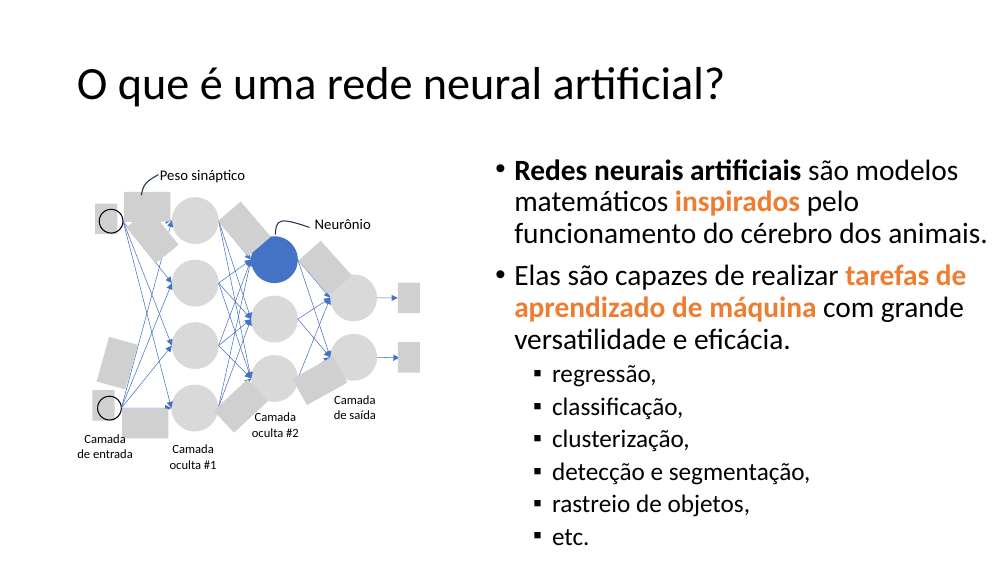
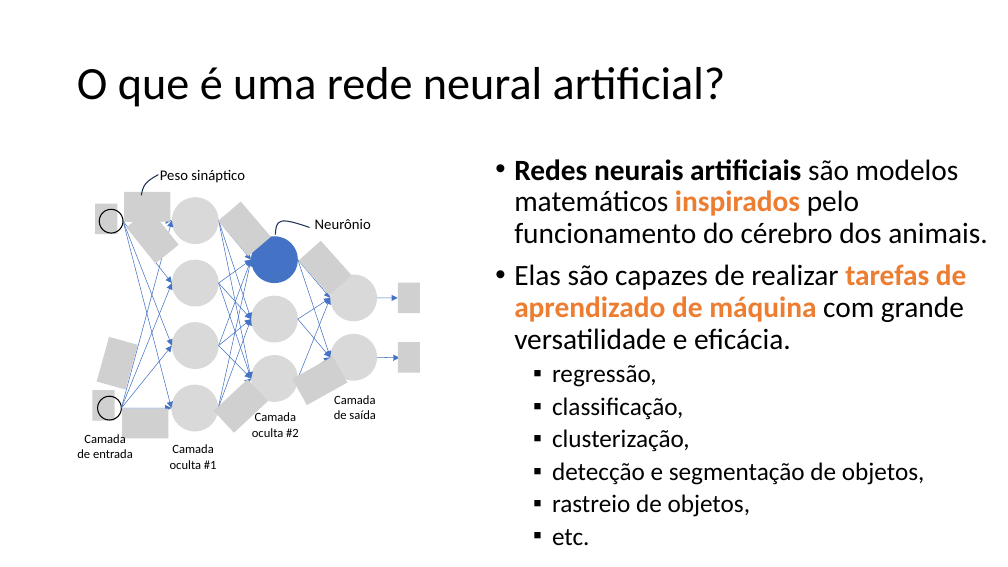
Before and after one commit to zz4fap/c24_inteligencia_artificial, a slide deck: slide 6 of slides/C24_MLP.pptx. Drawn at 1008x567 pixels with LibreOffice and Linux fonts; fonts in the diff are those of the drawing; grey boxes stand for pictures. Boxes give left, top, right and bottom in pixels: in the first picture for what was removed or moved away, otherwise in the second. Text is boxed around its words. In the diff, an @@ line names an element or a change of style, - is before the commit and + after.

```diff
--- a/slides/C24_MLP.pptx
+++ b/slides/C24_MLP.pptx
@@ text at bbox=[552, 462, 925, 485]: text changed @@
-  ▪ detecção e segmentação,
+  ▪ detecção e segmentação de objetos,
```
Also in this commit, not shown: 7 other slides changed.
